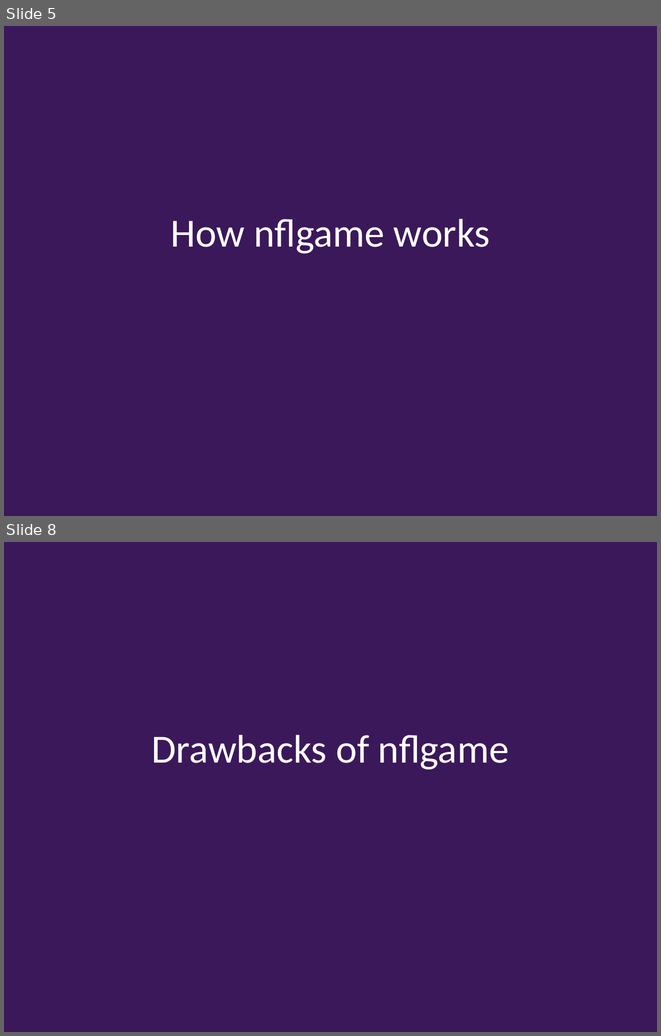
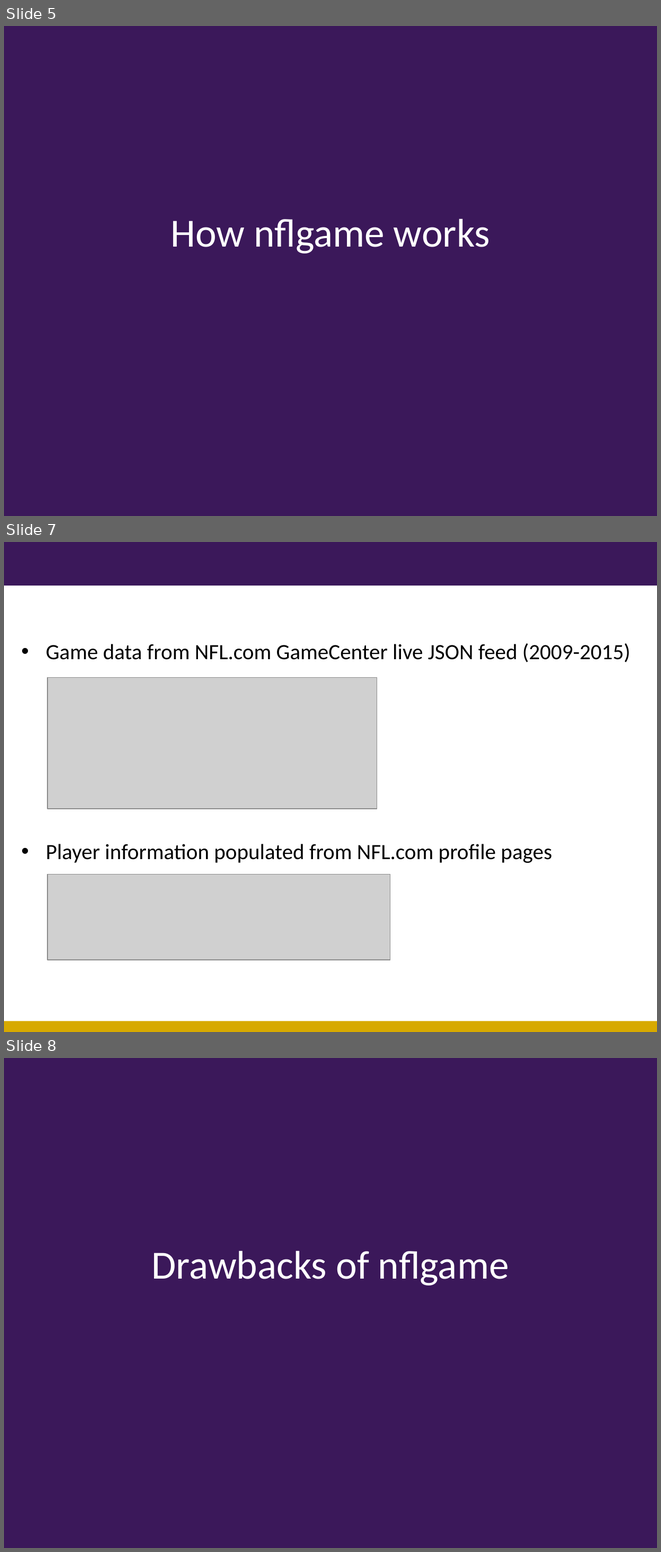
Before and after one commit to kpolimis/nfl-combine-evaluation, a slide deck: nflPP-CSE599-TechnologyReview.ppt. Shown one above the other, each under a label of ours: slides 5 and 8 before the commit, slides 5, 7 and 8 after it; the slides between them are not shown. The pictures are 661x1036 and 661x1552 pixels, drawn with LibreOffice and Linux fonts; fonts in the diff are those of the drawing; grey boxes stand for pictures; background and template pictures are left out. Boxes give left, top, right and bottom in pixels: in the first picture for what was removed or moved away, otherwise in the second. Text is boxed around its words. In the diff, an @@ line names an element or a change of style, - is before the commit and + after.

```diff
--- a/nflPP-CSE599-TechnologyReview.ppt
+++ b/nflPP-CSE599-TechnologyReview.ppt
@@ slide 7 added at (x1=4, y1=542, x2=657, y2=1032), background #FFFFFF @@
@@ rectangle added at (x1=4, y1=542, x2=657, y2=586), fill #3B185A @@
@@ text added at (x1=46, y1=643, x2=630, y2=863), 24 pt, text #000000 @@
+• Game data from NFL.com GameCenter live JSON feed (2009-2015)
+• Player information populated from NFL.com profile pages
@@ picture added at (x1=48, y1=677, x2=377, y2=809) @@
@@ picture added at (x1=48, y1=874, x2=390, y2=959) @@
@@ rectangle added at (x1=4, y1=1021, x2=657, y2=1032), fill #D7A900 @@
```
Also in this commit, not shown: 1 other slide added, 2 slides removed.
